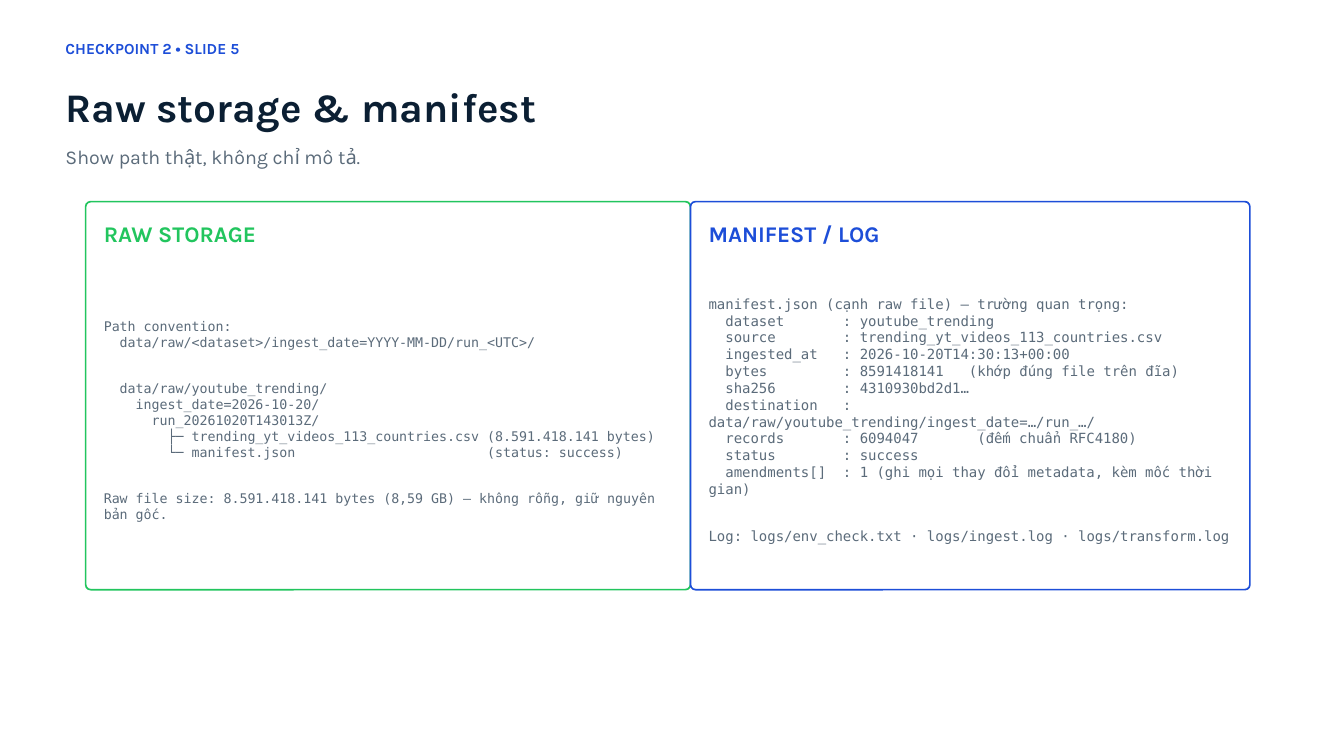
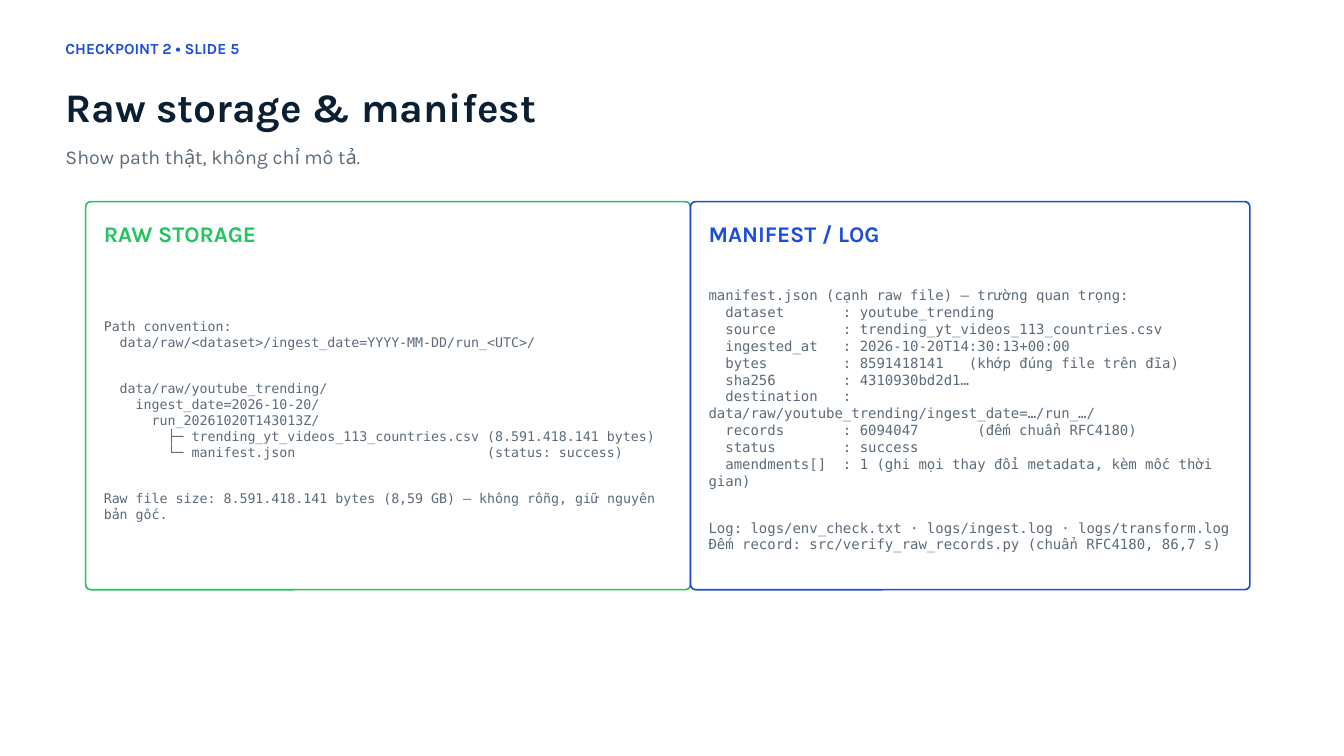
Before and after one commit to kichirou244/bigdata-project, a slide deck: slide 5 of docs/Checkpoint2_Report_YouTube_Trending.pptx. Drawn at 1344x756 pixels with LibreOffice and Linux fonts; fonts in the diff are those of the drawing. Boxes give left, top, right and bottom in pixels: in the first picture for what was removed or moved away, otherwise in the second. Text is boxed around its words. In the diff, an @@ line names an element or a change of style, - is before the commit and + after.

Commit message:
docs(checkpoint-2): slide 5 ghi ro tool do so record (verify_raw_records.py) + validate them noi dung

```diff
--- a/docs/Checkpoint2_Report_YouTube_Trending.pptx
+++ b/docs/Checkpoint2_Report_YouTube_Trending.pptx
@@ text "manifest.json (cạnh raw file) – ...": place and size @@
-text "manifest.json (cạnh raw file) – ..." at bbox=[709, 298, 1229, 544]
+text "manifest.json (cạnh raw file) – ..." at bbox=[709, 289, 1229, 553]
@@ text at bbox=[742, 538, 1221, 553]: paragraph added @@
+Đếm record: src/verify_raw_records.py (chuẩn RFC4180, 86,7 s)
```
Also in this commit, not shown: 2 other files.
